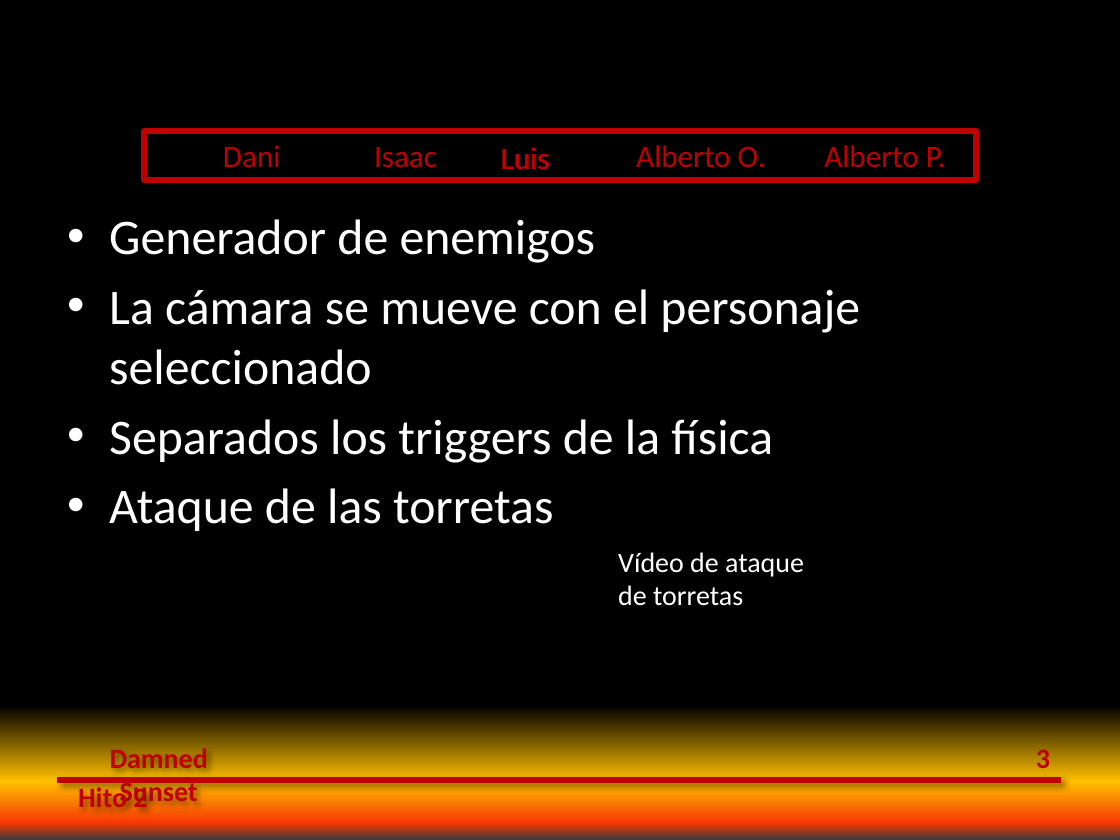
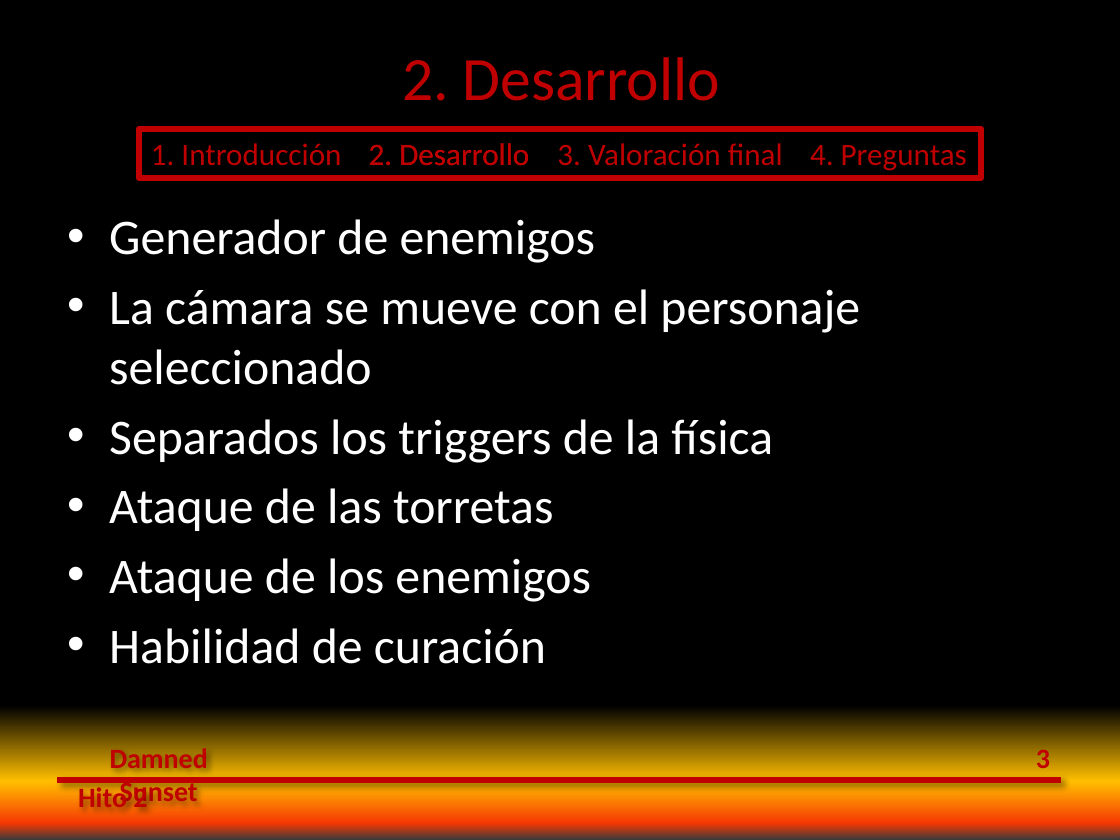
Before and after one commit to daisukewi/DamnedSunset, a slide deck: slide 4 of Hitos/Presentacion hito 2.pptx. Drawn at 1120x840 pixels with LibreOffice and Linux fonts; fonts in the diff are those of the drawing; background and template pictures are left out. Boxes give left, top, right and bottom in pixels: in the first picture for what was removed or moved away, otherwise in the second. Text is boxed around its words. In the diff, an @@ line names an element or a change of style, - is before the commit and + after.

Commit message:
Añadida mi parte de la presentación así como la introducción y la valoración final. A ver qué os parece. Cuando añadáis lo vuestro fijaos en como están hechas el resto de transparencias; no hace falta tocar la plantilla ni nada, solo añadir nuevas diapositivas a la presentación. Por cierto, subo también las imágenes que he añadido a la presentación.

```diff
--- a/Hitos/Presentacion hito 2.pptx
+++ b/Hitos/Presentacion hito 2.pptx
@@ title added at <box>402,57,720,101</box>, 39.6 pt, text #C00000 @@
+2. Desarrollo
@@ rectangle: place and size @@
-rectangle at <box>144,131,976,180</box>
+rectangle at <box>139,129,981,178</box>
@@ text added at <box>151,143,341,165</box>, 20 pt, text none @@
+1. Introducción
@@ text removed at <box>223,145,281,167</box> @@
-Dani
@@ text added at <box>354,129,544,178</box>, 20 pt, text #C00000 @@
+2. Desarrollo
@@ text added at <box>369,143,529,166</box>, 20 pt, text none @@
+2. Desarrollo
@@ text removed at <box>374,147,437,167</box> @@
-Isaac
@@ text removed at <box>456,132,597,181</box> @@
-Luis
@@ text removed at <box>500,147,549,170</box> @@
-Luis
@@ text added at <box>557,143,783,165</box>, 20 pt, text none @@
+3. Valoración final
@@ text removed at <box>636,145,766,167</box> @@
-Alberto O.
@@ text added at <box>810,145,967,171</box>, 20 pt, text none @@
+4. Preguntas
@@ text removed at <box>824,145,946,167</box> @@
-Alberto P.
@@ text at <box>109,558,591,664</box>: paragraphs added @@
+• Ataque de los enemigos
+• Habilidad de curación
@@ text removed at <box>618,552,804,606</box> @@
-Vídeo de ataque de torretas
```
Also in this commit, not shown: 2 other slides changed, 13 slides added, 4 slides removed, 10 other files.
